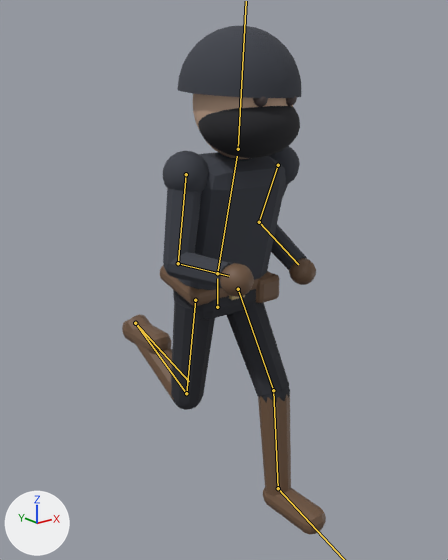
Two versions of the glTF model Data/SampleProjects/Lamplight/Sources/Thief.glb, one commit apart.
Both versions are drawn from a 50 mm camera at (-1.342, -1.715, 1.634) aimed at (0.033, 0.004, 0.946). Lighting does not change. The marker at lower left points along +X, +Y and +Z. The first picture is the older version. Both versions are drawn at frame 7 of the action 'Run'; the numbers are the values there. The bones that change, and the others that lie on the model, are drawn over the model as lines.

The first picture shows 'Thief'.
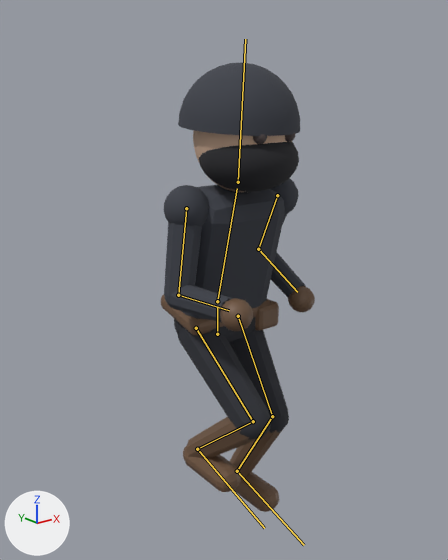
Location of each change, [x1, y1, x2, y2] in pixels of the pictures (448 x 560 px):
```json
{"object": "Thief", "change": "posed", "before": [122, 25, 326, 534], "after": [161, 62, 315, 512], "on screen": "24% narrower, 12% shorter"}
{"bone": "hips", "before": "(217, 307) to (217, 278)", "after": "(217, 334) to (217, 306)"}
{"bone": "shin_L", "before": "(273, 390) to (278, 488)", "after": "(272, 416) to (237, 471)"}
{"bone": "thigh_R", "before": "(195, 300) to (186, 393)", "after": "(196, 328) to (253, 421)"}
{"bone": "shin_R", "before": "(186, 393) to (135, 323)", "after": "(253, 421) to (197, 449)"}
{"bone": "foot_R", "before": "(135, 323) to (189, 381)", "after": "(197, 449) to (264, 528)"}
```

Edits to the scene script, one JSON object a line:
```json
{"block": "bone_hips", "where": "bone_hips = bpy.data.objects['ThiefRig'].pose.bones['hips']  # child of 'root'"}
{"op": "set", "path": "bone_hips.location", "old": "(0.0, -0.003, 0.0)", "new": "(0.0, -0.112, 0.0)"}
{"block": "bone_shin_l", "where": "bone_shin_l = bpy.data.objects['ThiefRig'].pose.bones['shin_L']  # child of 'thigh_L'"}
{"op": "set", "path": "bone_shin_l.rotation_quaternion", "old": "(0.985, 0.174, 0.0, 0.002)", "new": "(0.885, 0.466, 0.0, 0.006)", "note": "degrees (20, 0, 0) -> degrees (56, 0, 1)"}
{"block": "bone_foot_l", "where": "bone_foot_l = bpy.data.objects['ThiefRig'].pose.bones['foot_L']  # child of 'shin_L'"}
{"op": "set", "path": "bone_foot_l.rotation_quaternion", "old": "(0.998, 0.066, 0.0, 0.0)", "new": "(0.97, -0.243, 0.0, 0.0)", "note": "degrees (8, 0, 0) -> degrees (-28, 0, 0)"}
{"block": "bone_thigh_r", "where": "bone_thigh_r = bpy.data.objects['ThiefRig'].pose.bones['thigh_R']  # child of 'hips'"}
{"op": "set", "path": "bone_thigh_r.rotation_quaternion", "old": "(0.995, 0.1, 0.0, -0.001)", "new": "(0.903, -0.431, 0.0, 0.005)", "note": "degrees (12, 0, 0) -> degrees (-51, 0, 1)"}
{"block": "bone_shin_r", "where": "bone_shin_r = bpy.data.objects['ThiefRig'].pose.bones['shin_R']  # child of 'thigh_R'"}
{"op": "set", "path": "bone_shin_r.rotation_quaternion", "old": "(0.635, 0.772, 0.0, -0.009)", "new": "(0.652, 0.758, 0.0, -0.009)", "note": "degrees (101, 1, -1) -> degrees (99, 1, -1)"}
{"block": "bone_foot_r", "where": "bone_foot_r = bpy.data.objects['ThiefRig'].pose.bones['foot_R']  # child of 'shin_R'"}
{"op": "set", "path": "bone_foot_r.rotation_quaternion", "old": "(0.555, -0.832, 0.0, 0.0)", "new": "(0.915, -0.403, 0.0, 0.0)", "note": "degrees (-113, 0, 0) -> degrees (-48, 0, 0)"}
```
